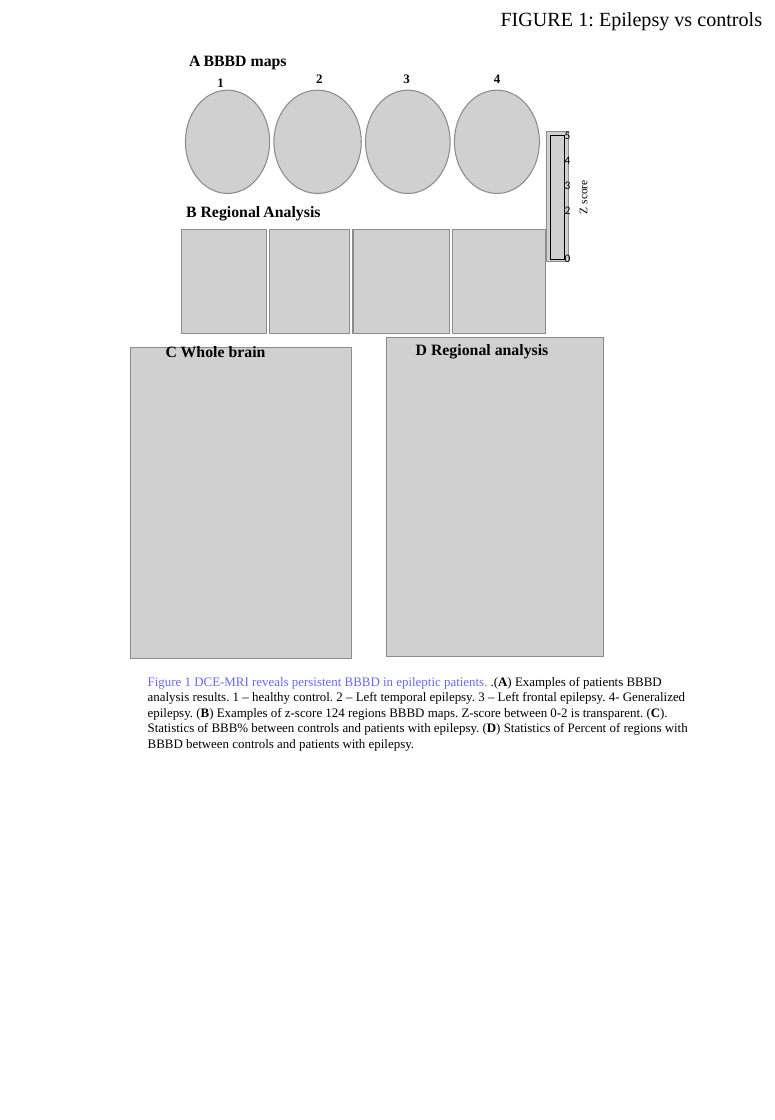
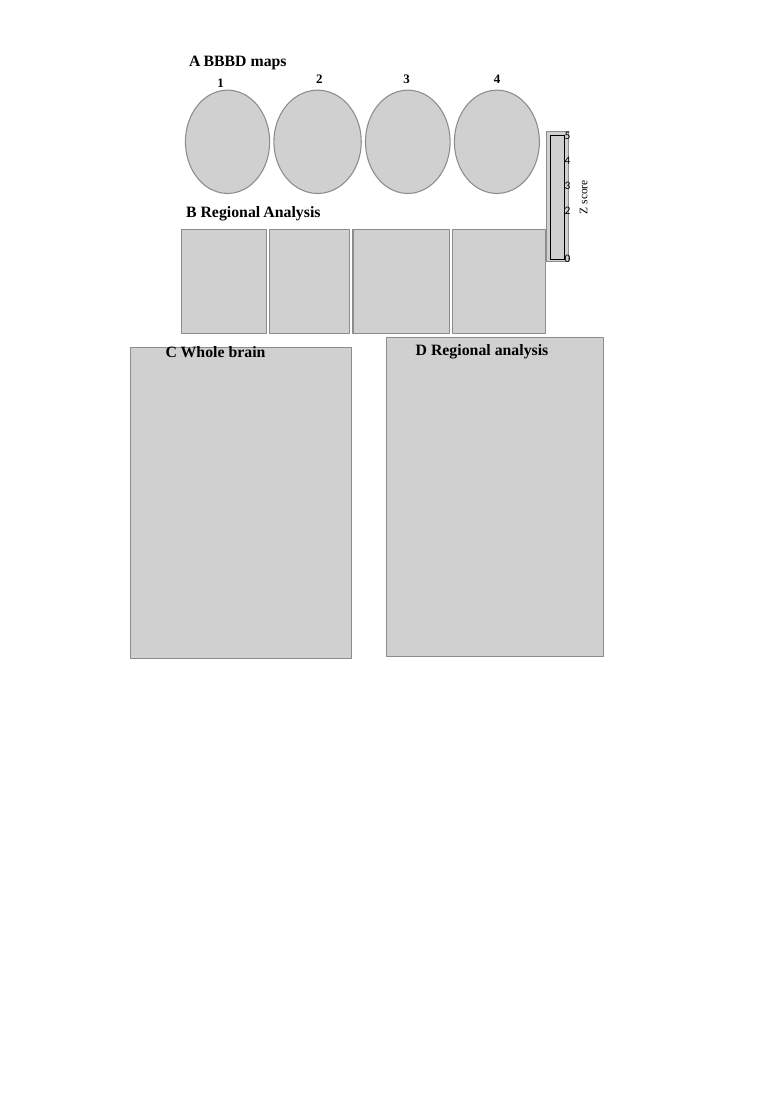
Before and after one commit to nircaf/BBB, a slide deck: slide 1 of Epilepsy-control figures slow nov 18 af.pptx. Drawn at 775x1120 pixels with LibreOffice and Linux fonts; fonts in the diff are those of the drawing; grey boxes stand for pictures. Boxes give left, top, right and bottom in pixels: in the first picture for what was removed or moved away, otherwise in the second. Text is boxed around its words. In the diff, an @@ line names an element or a change of style, - is before the commit and + after.

```diff
--- a/Epilepsy-control figures slow nov 18 af.pptx
+++ b/Epilepsy-control figures slow nov 18 af.pptx
@@ text removed at (x1=501, y1=12, x2=762, y2=31) @@
-FIGURE 1: Epilepsy vs controls
@@ text removed at (x1=148, y1=677, x2=688, y2=751) @@
-Figure 1 DCE-MRI reveals persistent BBBD in epileptic patients. .(A) Examples of patients BBBD analysis results. 1 – healthy control. 2 – Left temporal epilepsy. 3 – Left frontal epilepsy. 4- Generalized epilepsy. (B) Examples of z-score 124 regions BBBD maps. Z-score between 0-2 is transparent. (C). Statistics of BBB% between controls and patients with epilepsy. (D) Statistics of Percent of regions with BBBD between controls and patients with epilepsy.
```
Also in this commit, not shown: 5 other slides changed, 8 other files.
